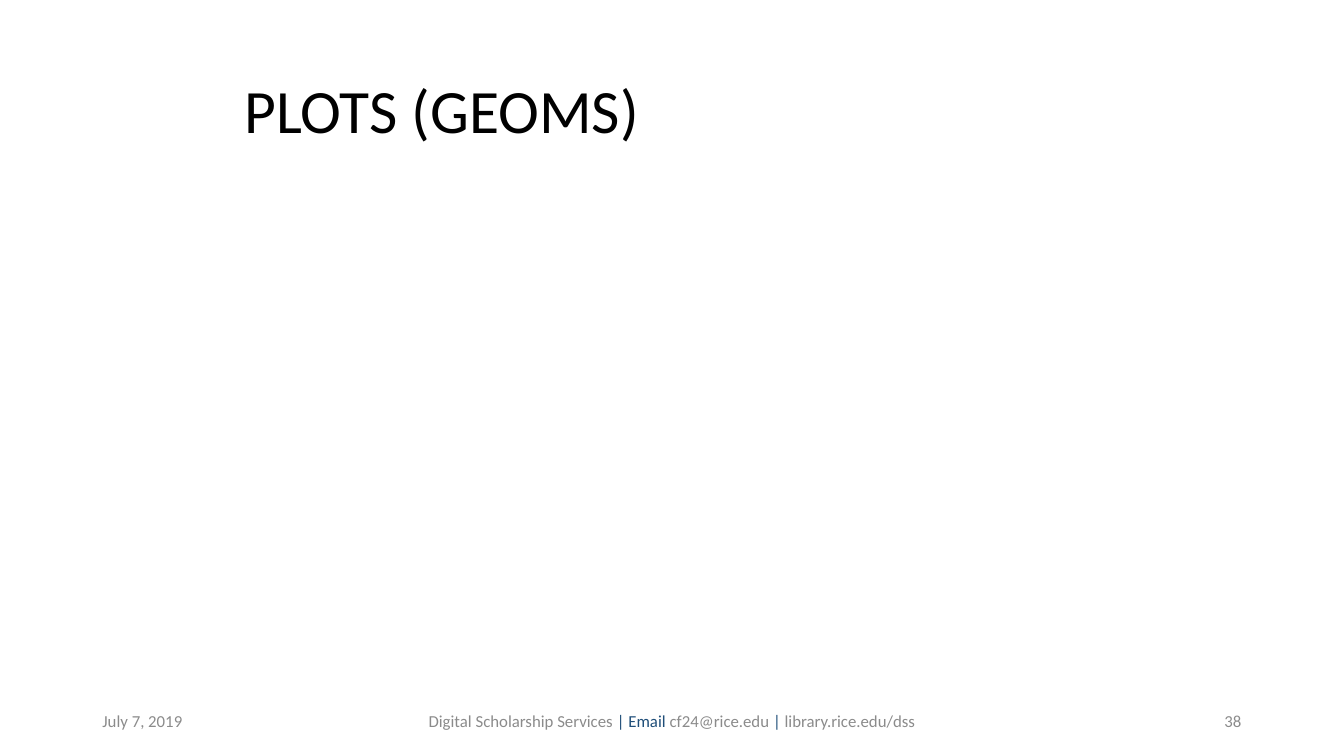
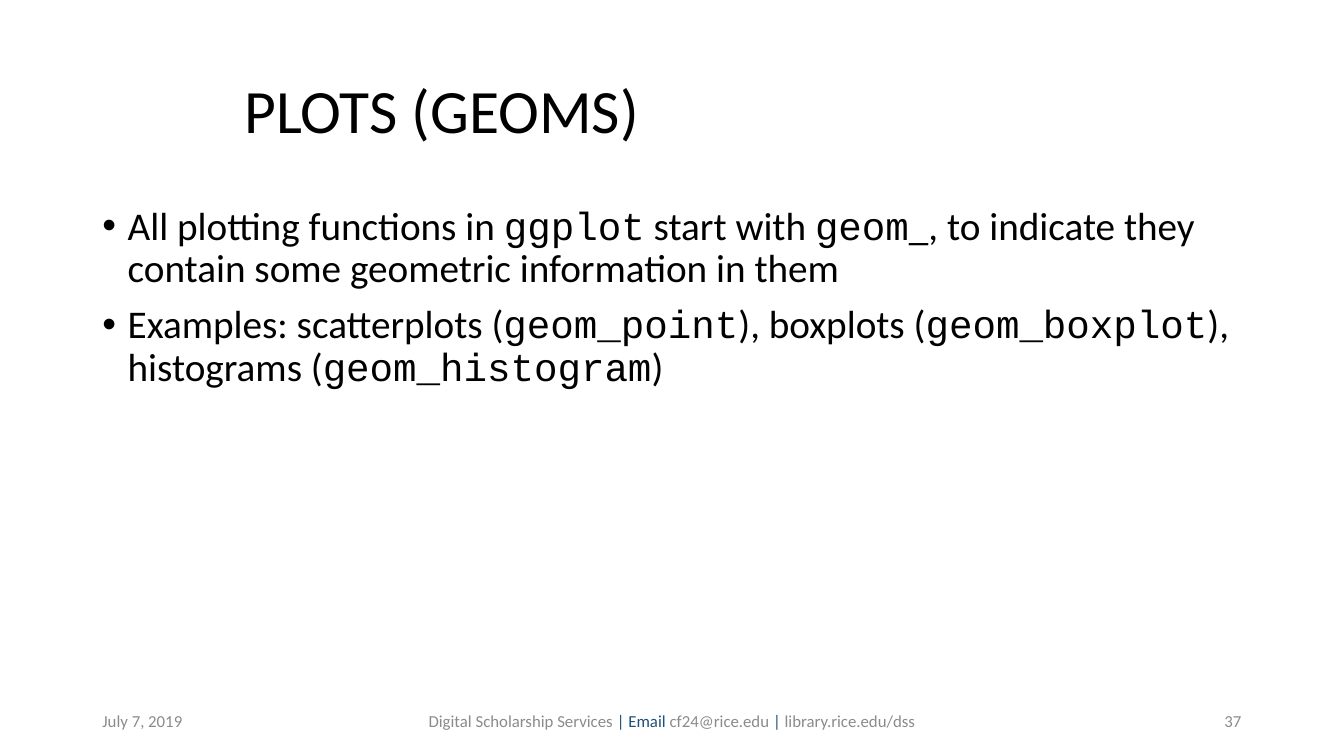
Before and after one commit to bakitybacon/rice-data-and-donuts, a slide deck: slide 37 of Rviz/R Visualization and Data Manipulation.pptx (slide 38 before the commit). Drawn at 1344x756 pixels with LibreOffice and Linux fonts; fonts in the diff are those of the drawing; background and template pictures are left out. Boxes give left, top, right and bottom in pixels: in the first picture for what was removed or moved away, otherwise in the second. Text is boxed around its words. In the diff, an @@ line names an element or a change of style, - is before the commit and + after.

```diff
--- a/Rviz/R Visualization and Data Manipulation.pptx
+++ b/Rviz/R Visualization and Data Manipulation.pptx
@@ text added at box(128, 212, 1229, 389), 28 pt, text #000000 @@
+• All plotting functions in ggplot start with geom_, to indicate they contain some geometric information in them
+• Examples: scatterplots (geom_point), boxplots (geom_boxplot), histograms (geom_histogram)
@@ page number at box(1224, 716, 1241, 727): text changed @@
-38
+37
```
Also in this commit, not shown: 11 other slides changed, 2 slides removed, 2 other files.
